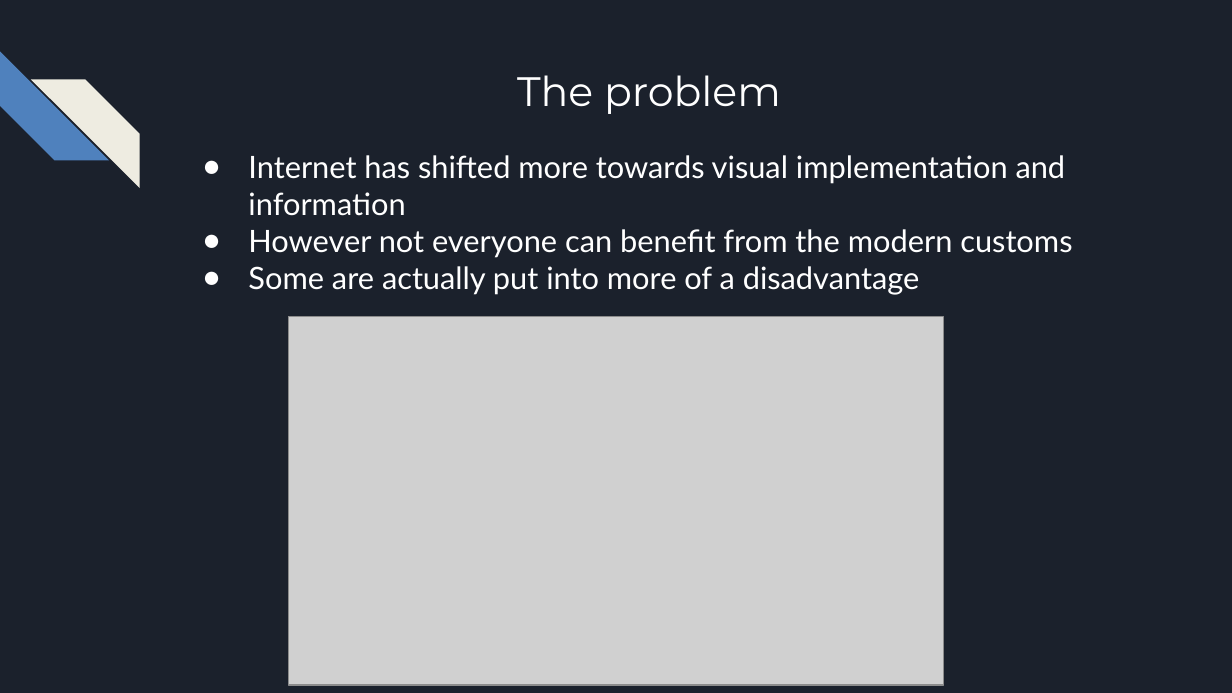
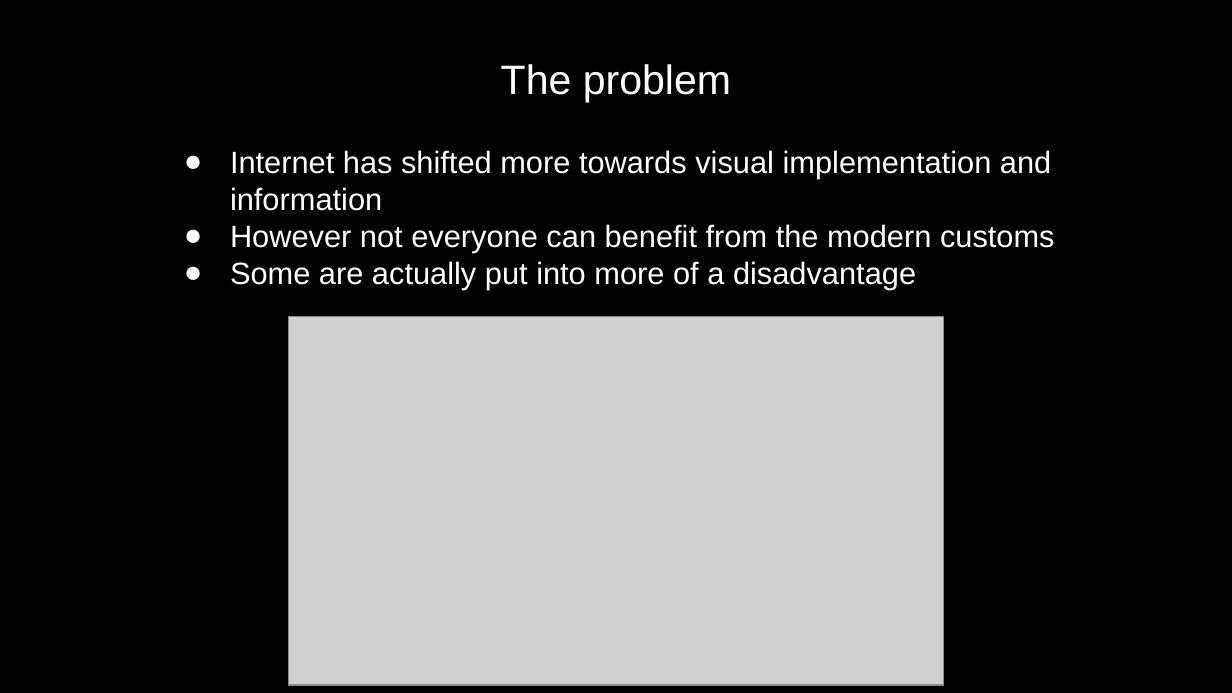
Before and after one commit to glasgow2017/team-8, a slide deck: slide 2 of presentation/Cyclops.pptx. Drawn at 1232x693 pixels with LibreOffice and Linux fonts; fonts in the diff are those of the drawing; grey boxes stand for pictures; background and template pictures are left out. Boxes give left, top, right and bottom in pixels: in the first picture for what was removed or moved away, otherwise in the second. Text is boxed around its words. In the diff, an @@ line names an element or a change of style, - is before the commit and + after.

```diff
--- a/presentation/Cyclops.pptx
+++ b/presentation/Cyclops.pptx
@@ background #1B212C to picture (left out) @@
@@ diag stripe removed at [0, 52, 108, 160] @@
@@ text "The problem": place and size @@
-text "The problem" at [517, 75, 781, 114]
+text "The problem" at [501, 64, 731, 103]
@@ text "The problem" at [501, 64, 731, 103]: font Montserrat to Arial @@
@@ diag stripe removed at [31, 79, 139, 187] @@
@@ text "Internet has shifted more towards ...": place and size @@
-text "Internet has shifted more towards ..." at [248, 155, 1072, 295]
+text "Internet has shifted more towards ..." at [230, 150, 1055, 290]
@@ text "Internet has shifted more towards ..." at [230, 150, 1055, 290]: font Lato to Arial @@
```
Also in this commit, not shown: 4 other slides changed, 4 slides added, 3 slides removed.
